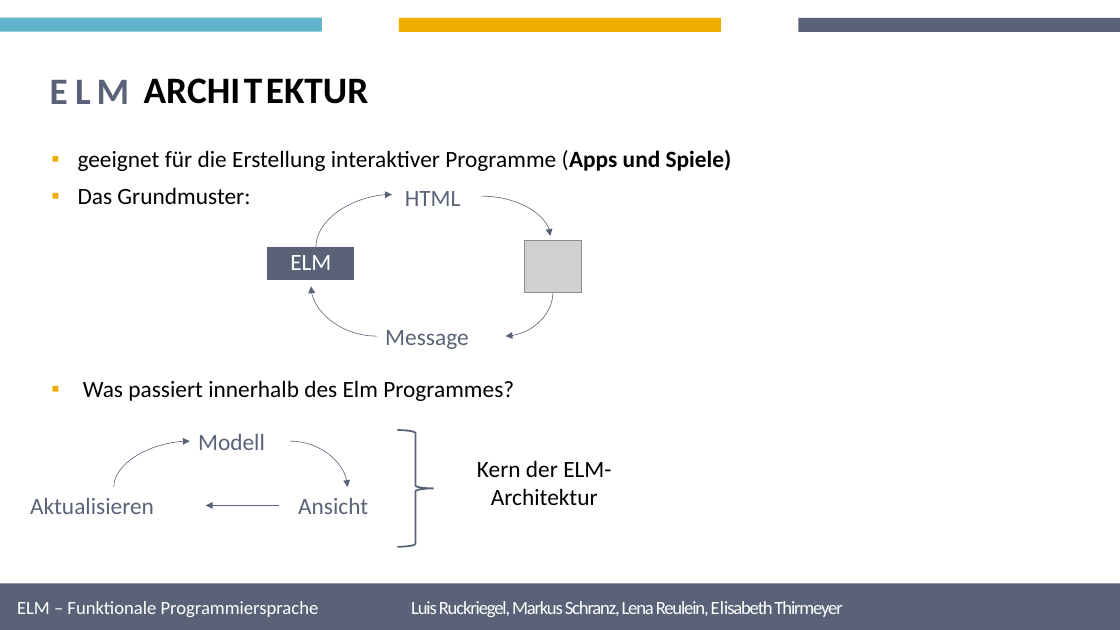
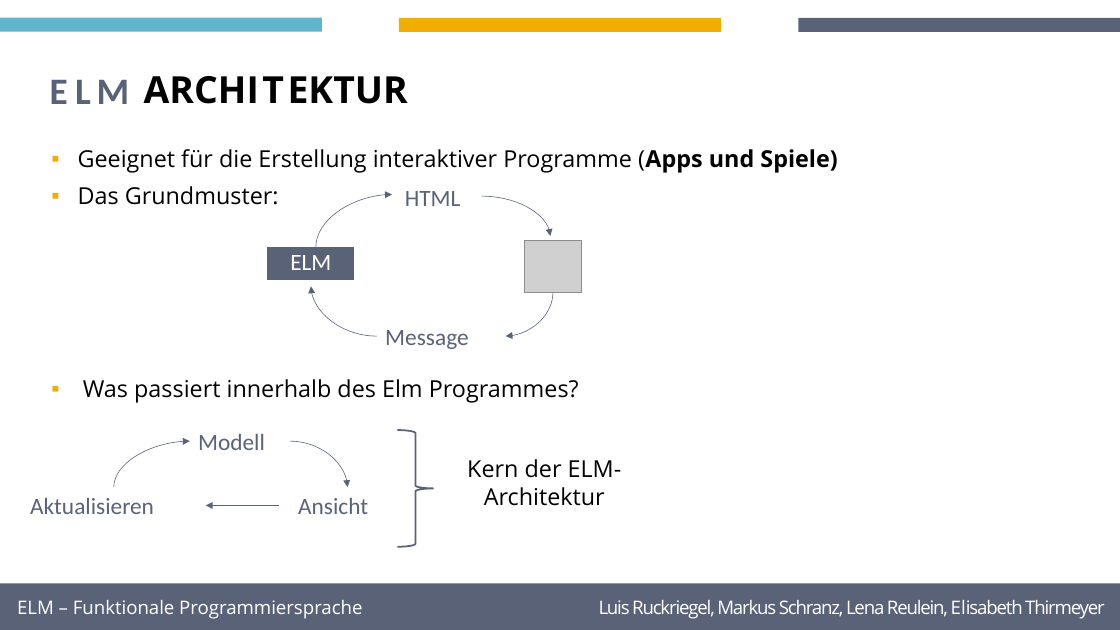
Before and after one commit to maadc/STA_Gruppe1, a slide deck: slide 9 of ORGINAL.pptx. Drawn at 1120x630 pixels with LibreOffice and Linux fonts; fonts in the diff are those of the drawing; grey boxes stand for pictures; background and template pictures are left out. Boxes give left, top, right and bottom in pixels: in the first picture for what was removed or moved away, otherwise in the second. Text is boxed around its words. In the diff, an @@ line names an element or a change of style, - is before the commit and + after.

```diff
--- a/ORGINAL.pptx
+++ b/ORGINAL.pptx
@@ text at (78, 149, 837, 173): text changed; font Calibri to Open Sans @@
-▪ geeignet für die Erstellung interaktiver Programme (Apps und Spiele)
+▪ Geeignet für die Erstellung interaktiver Programme (Apps und Spiele)
@@ text at (78, 186, 579, 403): font Calibri to Open Sans in "Das Grundmuster:", "Was passiert innerhalb des Elm Programmes?" @@
@@ font Calibri to Open Sans in 3 elements at (144, 76, 408, 104), (467, 459, 622, 506), (17, 600, 1105, 619) @@
```
Also in this commit, not shown: 11 other slides changed, 1 slide added, 4 slides removed, 1 other file.
